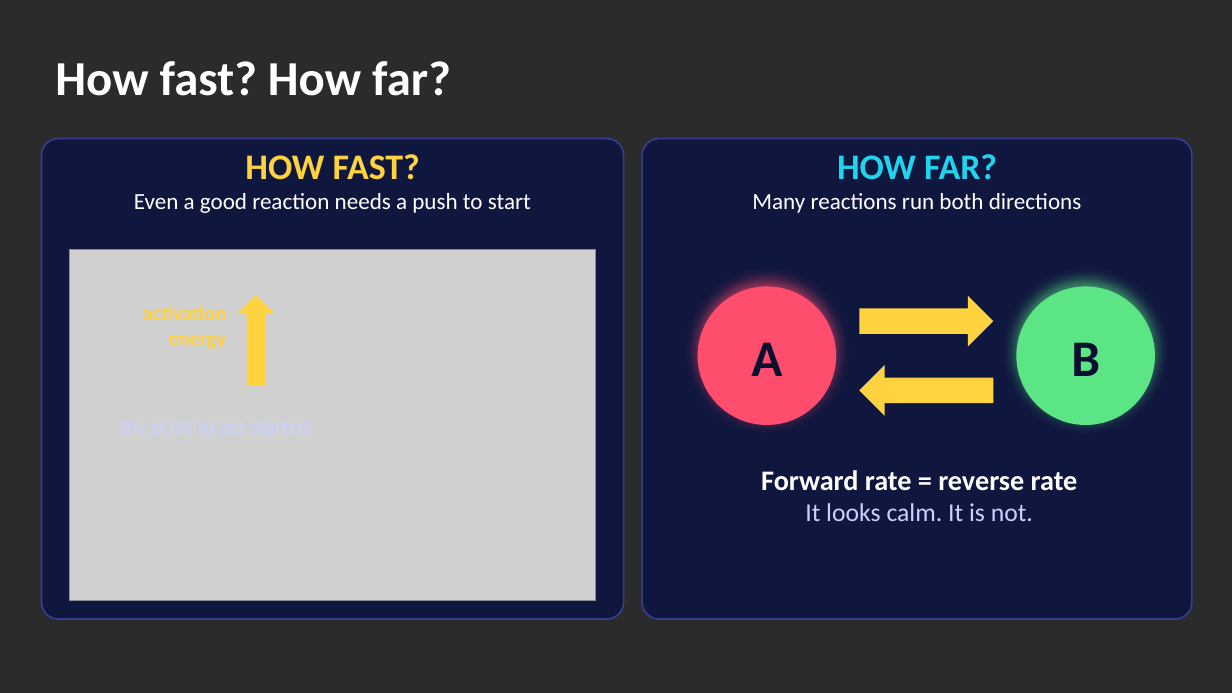
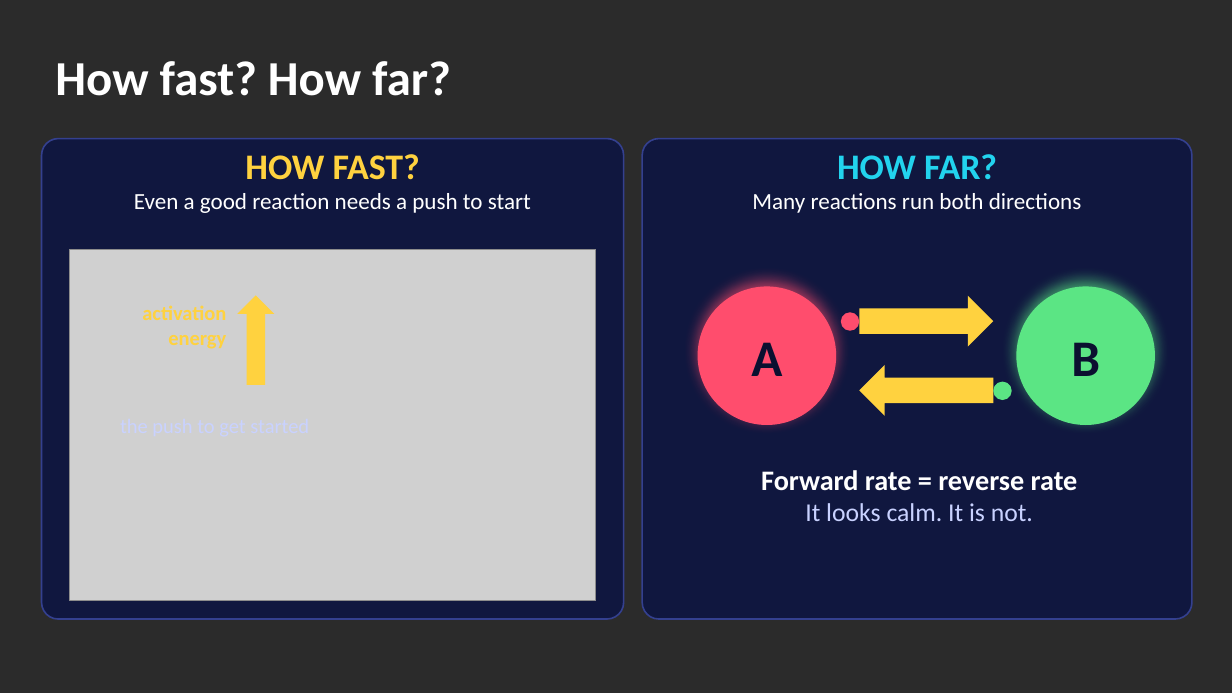
Before and after one commit to davidmoriarty-lab/School_Stuff, a slide deck: slide 26 of intro-chemistry-deck/Intro_to_Chemistry.pptx (slide 21 before the commit). Drawn at 1232x693 pixels with LibreOffice and Linux fonts; fonts in the diff are those of the drawing; grey boxes stand for pictures; background and template pictures are left out; a plain dark background stands for a picture behind light text. Boxes give left, top, right and bottom in pixels: in the first picture for what was removed or moved away, otherwise in the second. Text is boxed around its words. In the diff, an @@ line names an element or a change of style, - is before the commit and + after.

```diff
--- a/intro-chemistry-deck/Intro_to_Chemistry.pptx
+++ b/intro-chemistry-deck/Intro_to_Chemistry.pptx
@@ ellipse added at bbox=[841, 312, 860, 331], fill #FF4D6D @@
@@ ellipse added at bbox=[994, 382, 1012, 400], fill #5BE584 @@
```
Also in this commit, not shown: 6 other slides changed, 6 slides added, 1 slide removed, 25 other files.
